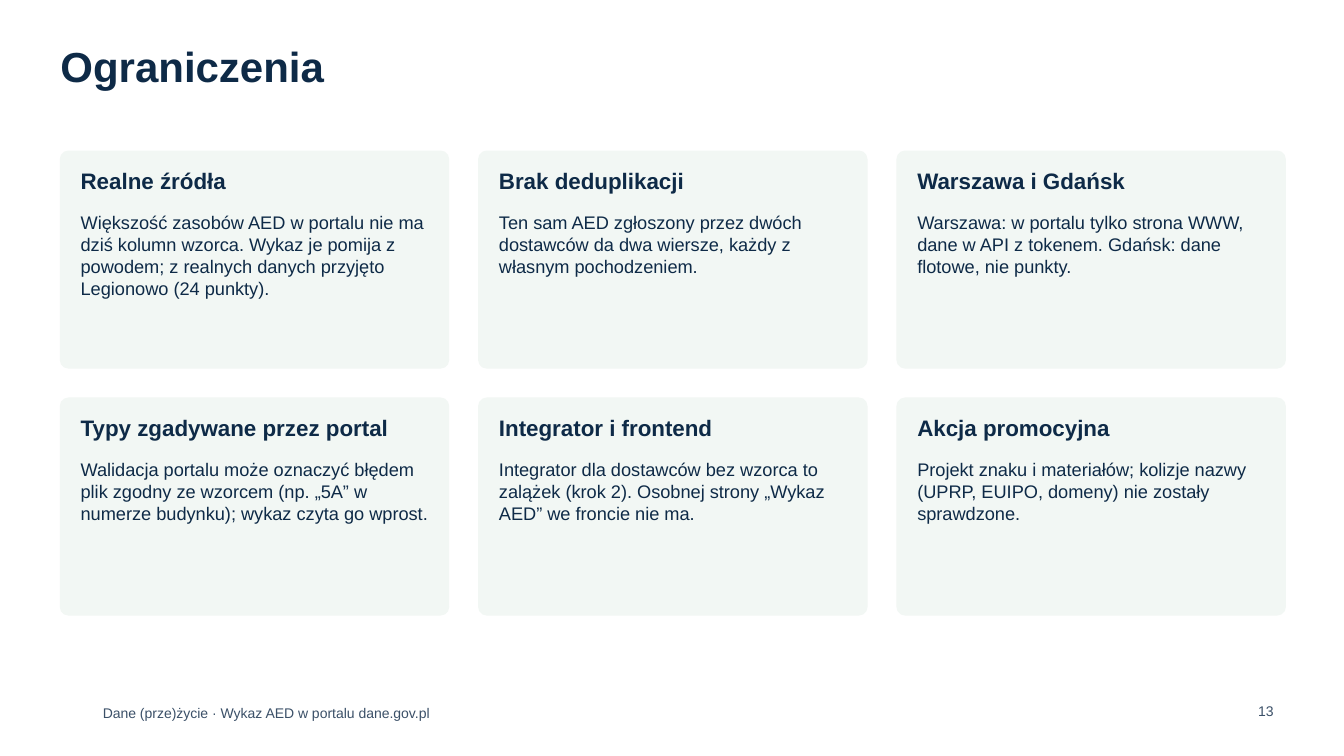
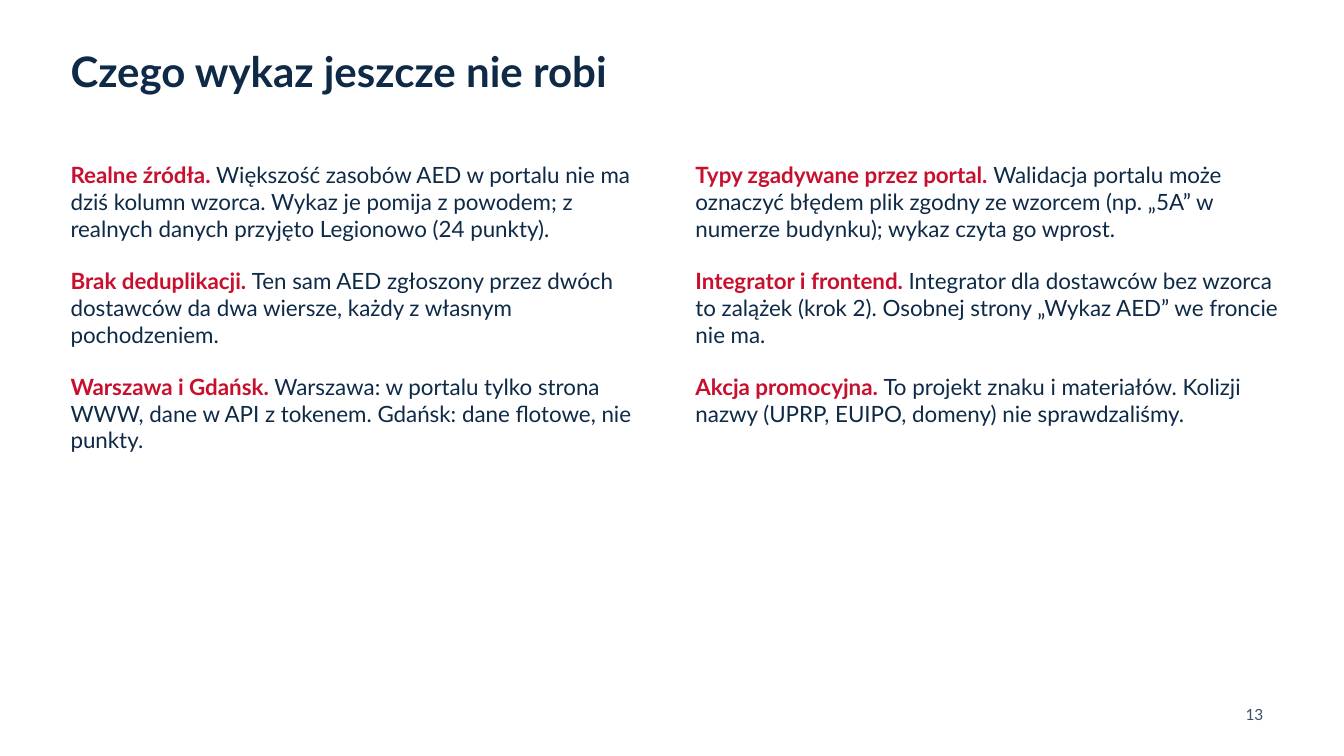
Before and after one commit to Bleidhu/Hack_Nation_2026_Open_AED, a slide deck: slide 13 of ZGLOSZENIE/prezentacja/dane_przezycie_prezentacja.pptx. Drawn at 1344x756 pixels with LibreOffice and Linux fonts; fonts in the diff are those of the drawing; background and template pictures are left out. Boxes give left, top, right and bottom in pixels: in the first picture for what was removed or moved away, otherwise in the second. Text is boxed around its words. In the diff, an @@ line names an element or a change of style, - is before the commit and + after.

Commit message:
Prezentacja, księga znaku i prototyp: mniej szablonowego wyglądu
Prezentacja: różne kompozycje slajdów zamiast siatek kart i rzędów kafelków, krój Atkinson Hyperlegible zamiast Arial, bez stopki na każdym slajdzie.
Księga znaku: bez etykietek nad nagłówkami, mniej zaokrąglonych ramek.
Prototyp: numery sekcji jako zwykły tekst. Odświeżona paczka ZGLOSZENIE/.

```diff
--- a/ZGLOSZENIE/prezentacja/dane_przezycie_prezentacja.pptx
+++ b/ZGLOSZENIE/prezentacja/dane_przezycie_prezentacja.pptx
@@ title at bbox=[71, 55, 607, 95]: text changed; font Arial to Lato @@
-Ograniczenia
+Czego wykaz jeszcze nie robi
@@ rounded rectangle removed at bbox=[60, 151, 449, 368] @@
@@ text at bbox=[71, 166, 632, 452]: text changed; size 13 to 16 pt; font Arial to Lato @@
-Większość zasobów AED w portalu nie ma dziś kolumn wzorca. Wykaz je pomija z powodem; z realnych danych przyjęto Legionowo (24 punkty).
+Realne źródła. Większość zasobów AED w portalu nie ma dziś kolumn wzorca. Wykaz je pomija z powodem; z realnych danych przyjęto Legionowo (24 punkty).
+Brak deduplikacji. Ten sam AED zgłoszony przez dwóch dostawców da dwa wiersze, każdy z własnym pochodzeniem.
+Warszawa i Gdańsk. Warszawa: w portalu tylko strona WWW, dane w API z tokenem. Gdańsk: dane flotowe, nie punkty.
@@ text removed at bbox=[81, 172, 226, 190] @@
-Realne źródła
@@ rounded rectangle removed at bbox=[479, 151, 867, 368] @@
@@ text removed at bbox=[499, 172, 684, 194] @@
-Brak deduplikacji
@@ text added at bbox=[695, 166, 1277, 426], 16 pt, text #0E2A47 @@
+Typy zgadywane przez portal. Walidacja portalu może oznaczyć błędem plik zgodny ze wzorcem (np. „5A” w numerze budynku); wykaz czyta go wprost.
+Integrator i frontend. Integrator dla dostawców bez wzorca to zalążek (krok 2). Osobnej strony „Wykaz AED” we froncie nie ma.
+Akcja promocyjna. To projekt znaku i materiałów. Kolizji nazwy (UPRP, EUIPO, domeny) nie sprawdzaliśmy.
@@ rounded rectangle removed at bbox=[897, 151, 1286, 368] @@
@@ text removed at bbox=[917, 172, 1125, 190] @@
-Warszawa i Gdańsk
@@ text removed at bbox=[499, 215, 802, 277] @@
-Ten sam AED zgłoszony przez dwóch dostawców da dwa wiersze, każdy z własnym pochodzeniem.
@@ text removed at bbox=[917, 215, 1243, 277] @@
-Warszawa: w portalu tylko strona WWW, dane w API z tokenem. Gdańsk: dane flotowe, nie punkty.
@@ rounded rectangle removed at bbox=[60, 398, 449, 615] @@
@@ text removed at bbox=[81, 419, 388, 441] @@
-Typy zgadywane przez portal
@@ rounded rectangle removed at bbox=[479, 398, 867, 615] @@
@@ text removed at bbox=[499, 419, 713, 441] @@
-Integrator i frontend
@@ rounded rectangle removed at bbox=[897, 398, 1286, 615] @@
@@ text removed at bbox=[917, 419, 1110, 441] @@
-Akcja promocyjna
@@ text removed at bbox=[81, 462, 428, 524] @@
-Walidacja portalu może oznaczyć błędem plik zgodny ze wzorcem (np. „5A” w numerze budynku); wykaz czyta go wprost.
@@ text removed at bbox=[499, 462, 824, 520] @@
-Integrator dla dostawców bez wzorca to zalążek (krok 2). Osobnej strony „Wykaz AED” we froncie nie ma.
@@ text removed at bbox=[917, 462, 1247, 524] @@
-Projekt znaku i materiałów; kolizje nazwy (UPRP, EUIPO, domeny) nie zostały sprawdzone.
@@ text removed at bbox=[103, 708, 430, 721] @@
-Dane (prze)życie · Wykaz AED w portalu dane.gov.pl
@@ page number: place and size @@
-page number at bbox=[1258, 706, 1274, 716]
+page number at bbox=[1246, 709, 1264, 720]
@@ page number at bbox=[1246, 709, 1264, 720]: size 10 to 11 pt, font Arial to Lato @@
```
Also in this commit, not shown: 13 other slides changed, 12 other files.
